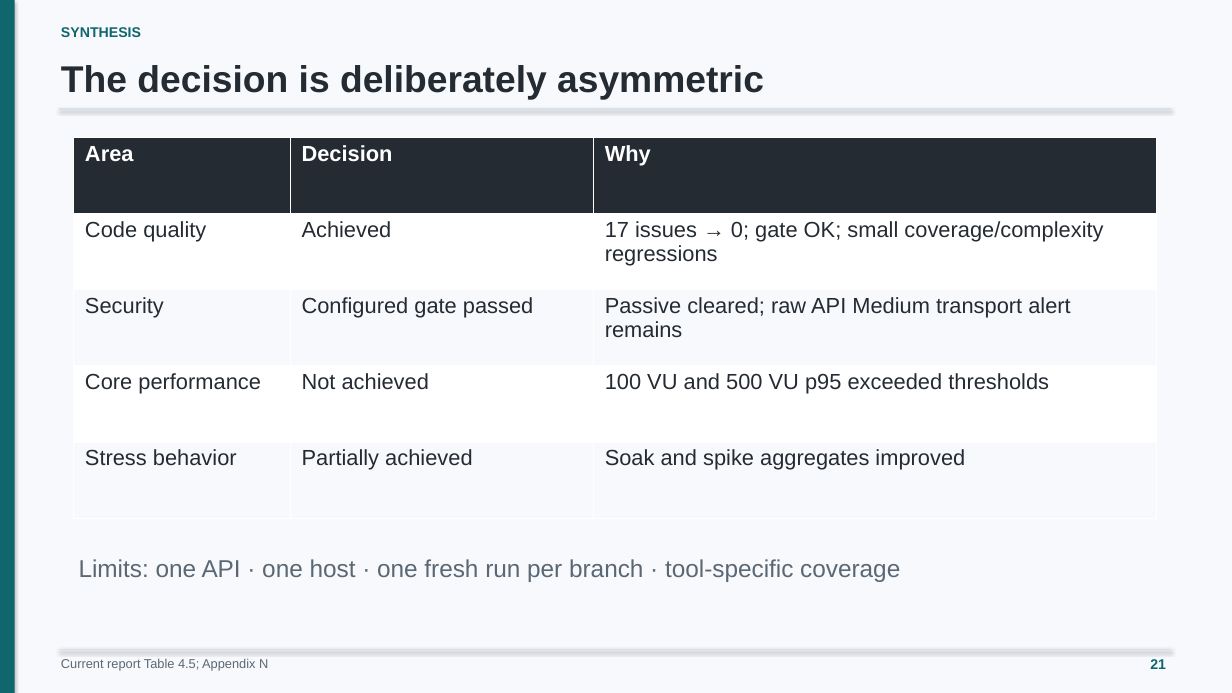
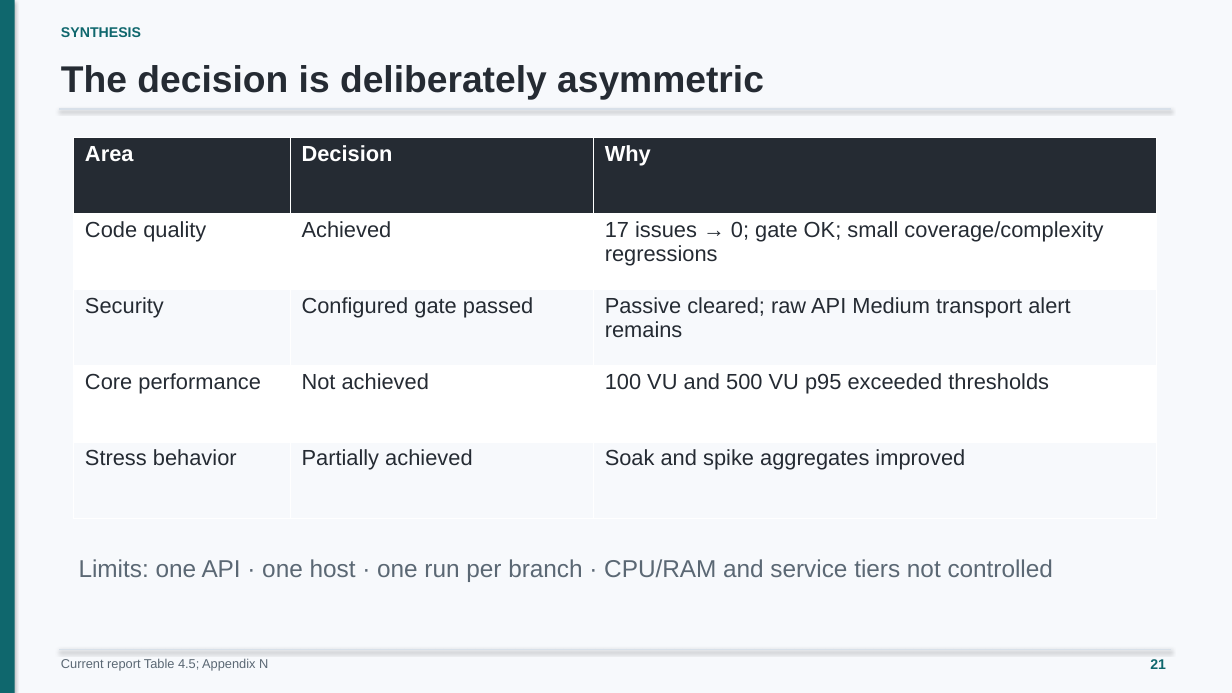
Before and after one commit to minatozaki98/financial-accounting, a slide deck: slide 21 of Document/outputs/final-defense/G6519692_Zaw_Ye_Htut_Ko_Final_Thesis_Defense.pptx. Drawn at 1232x693 pixels with LibreOffice and Linux fonts; fonts in the diff are those of the drawing. Boxes give left, top, right and bottom in pixels: in the first picture for what was removed or moved away, otherwise in the second. Text is boxed around its words. In the diff, an @@ line names an element or a change of style, - is before the commit and + after.

Commit message:
docs: disclose hardware and service tier limits

```diff
--- a/Document/outputs/final-defense/G6519692_Zaw_Ye_Htut_Ko_Final_Thesis_Defense.pptx
+++ b/Document/outputs/final-defense/G6519692_Zaw_Ye_Htut_Ko_Final_Thesis_Defense.pptx
@@ text at (79, 559, 1053, 582): text changed @@
-Limits: one API · one host · one fresh run per branch · tool-specific coverage
+Limits: one API · one host · one run per branch · CPU/RAM and service tiers not controlled
```
Also in this commit, not shown: 6 other files.
